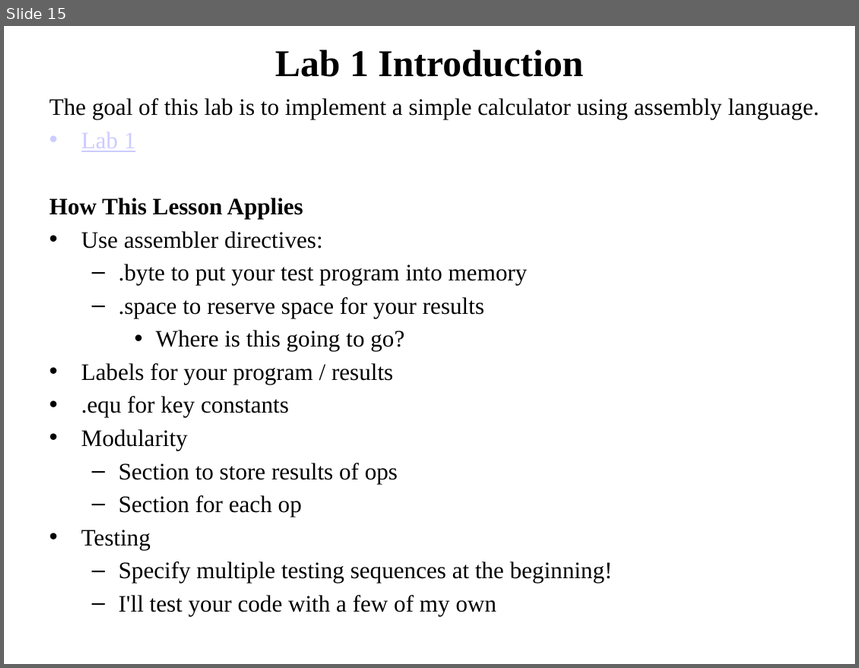
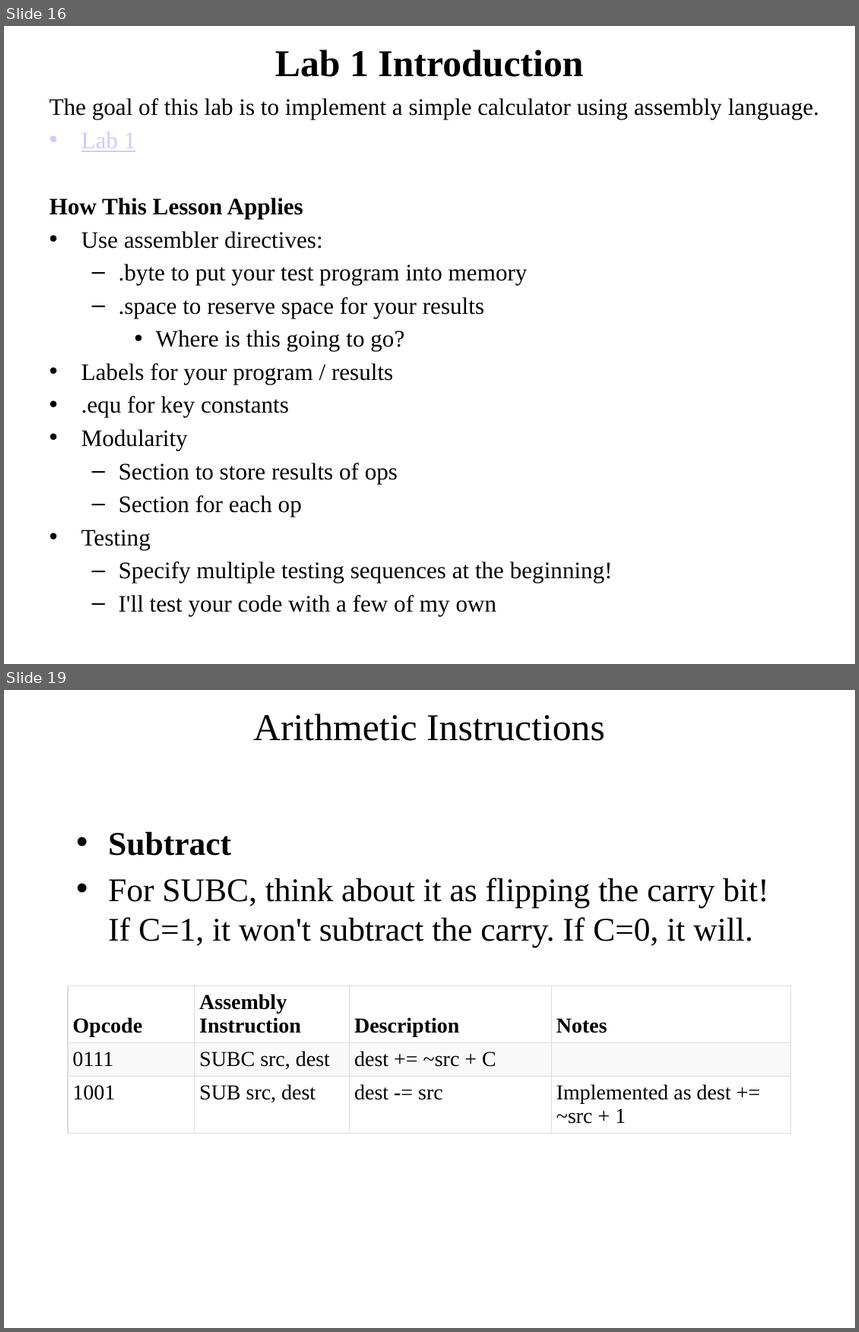
Before and after one commit to pw4rn3r/ECE382, a slide deck: notes/L7/Lsn7.pptx. Shown one above the other, each under a label of ours: slide 15 before the commit, slides 16 and 19 after it; the slides between them are not shown. The pictures are 859x668 and 859x1332 pixels, drawn with LibreOffice and Linux fonts; fonts in the diff are those of the drawing. Boxes give left, top, right and bottom in pixels: in the first picture for what was removed or moved away, otherwise in the second. Text is boxed around its words. In the diff, an @@ line names an element or a change of style, - is before the commit and + after.

```diff
--- a/notes/L7/Lsn7.pptx
+++ b/notes/L7/Lsn7.pptx
@@ slide 19 added at (x1=4, y1=690, x2=855, y2=1328), background #FFFFFF @@
@@ title added at (x1=253, y1=714, x2=605, y2=741), 32 pt, text #000000 @@
+Arithmetic Instructions
@@ text added at (x1=108, y1=831, x2=769, y2=948), 28 pt, text #000000 @@
+• Subtract
+• For SUBC, think about it as flipping the carry bit! If C=1, it won't subtract the carry. If C=0, it will.
@@ table added at (x1=68, y1=986, x2=791, y2=1144), 3 rows, 4 columns @@
+Opcode | Assembly Instruction | Description | Notes
+0111 | SUBC src, dest | dest += ~src + C | 
+1001 | SUB src, dest | dest -= src | Implemented as dest += ~src + 1
@@ what was slide 15 is now slide 16 @@
```
Also in this commit, not shown: 5 slides changed, 23 other slides added, 1 slide removed.
